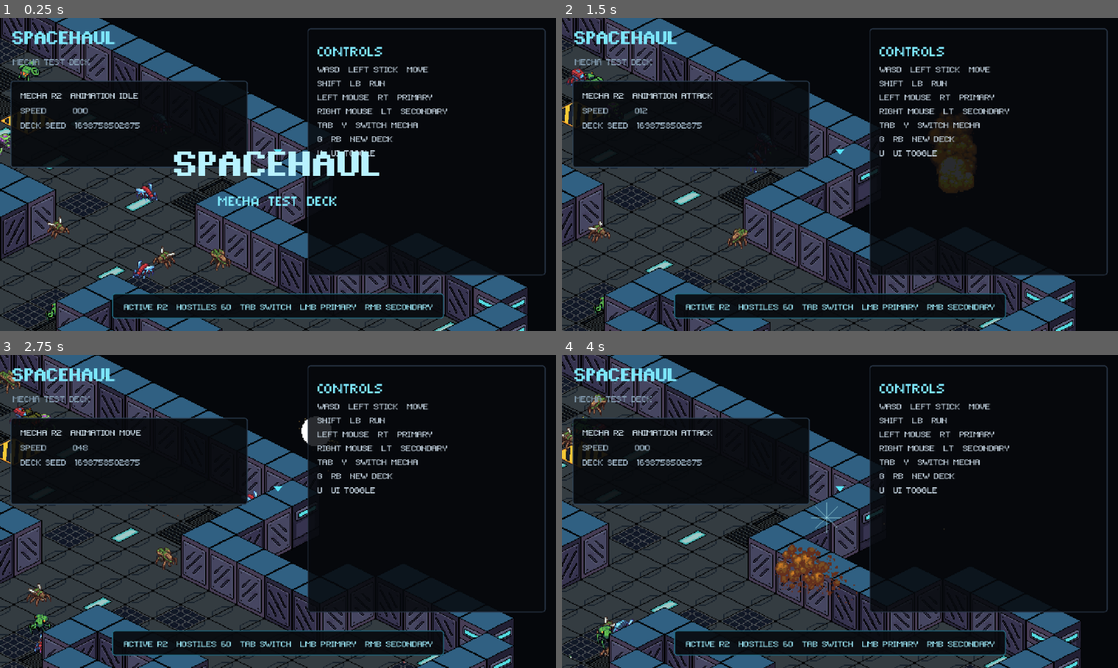
Above: before the commit, frames 1-4 (two rows, left to right).
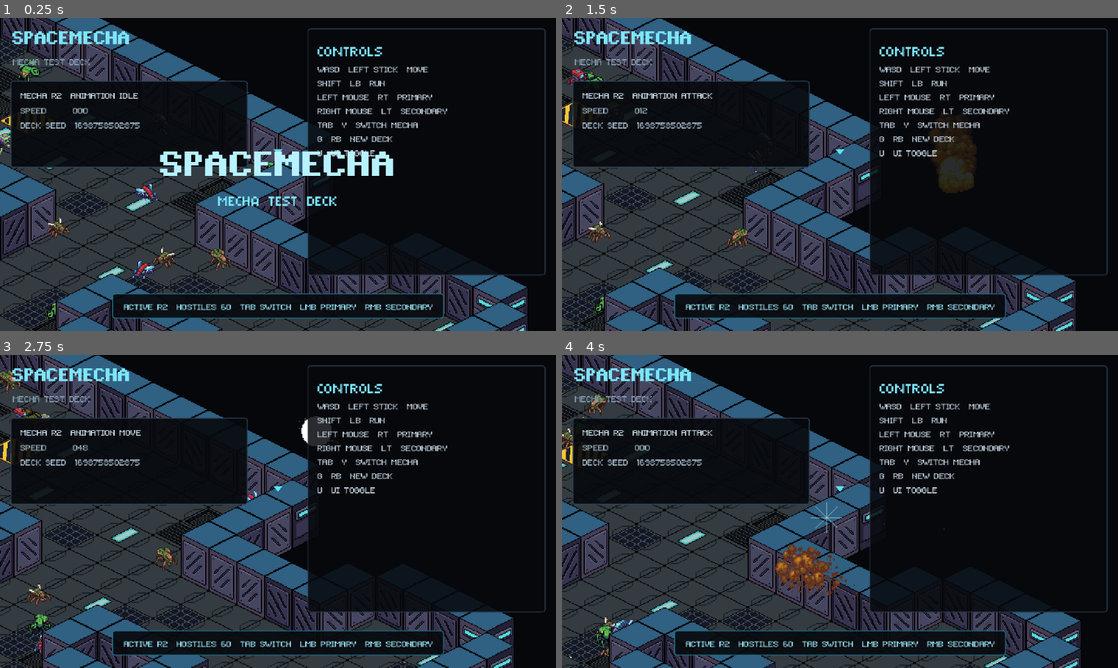
Above: after the commit, the same moments.

Repository: Tekknobot/spacehaul
Game: Godot game, scene res://Scenes/main.tscn
Same seed, same stepped clock (60 frames per second), same inputs: the game is played once before the commit and once after it.
Inputs (mouse positions are in pixels of both pictures, inside the frame that each line leads up to):
- Up to frame 1 (0.25 s): no input
- Up to frame 2 (1.5 s): move the mouse to (962, 158) at 0.52 s; hold D (move_right) 0.53-1.28 s; tap Space (dash) at 0.6 s; click (962, 158) at 0.67 s; move the mouse to (728, 190) at 1.27 s; hold S (move_down) from 1.28 s (still down); tap K (death_test) at 1.35 s; click (728, 190) at 1.42 s
- Up to frame 3 (2.75 s): move the mouse to (333, 442) at 2.02 s; release S (move_down) at 2.03 s; hold D (move_right) from 2.03 s (still down); tap H (hurt_test) at 2.1 s; click (333, 442) at 2.17 s
- Up to frame 4 (4 s): move the mouse to (812, 574) at 2.77 s; release D (move_right) at 2.78 s; hold W (move_up) 2.78-3.53 s; tap E (interact) at 2.85 s; click (812, 574) at 2.92 s; move the mouse to (1006, 558) at 3.52 s; hold A (move_left) from 3.53 s (still down); tap Q (pickup) at 3.6 s; click (1006, 558) at 3.67 s

The runs differ from the first frame. In frame 1, 2.0% of the frame differs, in the area x 13-71%, y 4-51%; in frame 2, 0.2%; in frame 3, 0.2%; in frame 4, 0.2%.

Commit message:
Before survivors like progression.

Diff:
--- a/Scenes/main.tscn
+++ b/Scenes/main.tscn
@@ -2,11 +2,11 @@
 
 [ext_resource type="Script" uid="uid://cqsyak3i0rpnj" path="res://Scripts/test_world.gd" id="1_world"]
 [ext_resource type="Script" uid="uid://ytlcptyd6g3f" path="res://Scripts/procedural_deck.gd" id="2_deck"]
-[ext_resource type="Script" path="res://Scripts/mecha_manager.gd" id="3_manager"]
-[ext_resource type="Script" path="res://Scripts/enemy_manager.gd" id="7_enemy_manager"]
-[ext_resource type="FontFile" path="res://Fonts/mago1.ttf" id="4_mago1"]
-[ext_resource type="FontFile" path="res://Fonts/mago2.ttf" id="5_mago2"]
-[ext_resource type="FontFile" path="res://Fonts/mago3.ttf" id="6_mago3"]
+[ext_resource type="Script" uid="uid://b7p2rpl1xs7jn" path="res://Scripts/mecha_manager.gd" id="3_manager"]
+[ext_resource type="FontFile" uid="uid://vxnacsk6ioed" path="res://Fonts/mago1.ttf" id="4_mago1"]
+[ext_resource type="FontFile" uid="uid://d2rfobq0gc1sh" path="res://Fonts/mago2.ttf" id="5_mago2"]
+[ext_resource type="FontFile" uid="uid://ty4tmh7vj2yu" path="res://Fonts/mago3.ttf" id="6_mago3"]
+[ext_resource type="Script" uid="uid://wlw815vlpeg7" path="res://Scripts/enemy_manager.gd" id="7_enemy_manager"]
 
 [sub_resource type="StyleBoxFlat" id="StyleBox_top"]
 bg_color = Color(0.025, 0.035, 0.05, 0.91)
@@ -66,10 +66,10 @@
 
 [node name="HazardRoot" type="Node2D" parent="ProceduralDeck" unique_id=1261042010]
 
-[node name="MechaManager" type="Node2D" parent="."]
+[node name="MechaManager" type="Node2D" parent="." unique_id=308486086]
 script = ExtResource("3_manager")
 
-[node name="EnemyManager" type="Node2D" parent="."]
+[node name="EnemyManager" type="Node2D" parent="." unique_id=1764950342]
 script = ExtResource("7_enemy_manager")
 
 [node name="HUD" type="CanvasLayer" parent="." unique_id=74396757]
@@ -82,9 +82,9 @@
 theme_override_colors/font_color = Color(0.49, 0.9, 0.98, 1)
 theme_override_fonts/font = ExtResource("6_mago3")
 theme_override_font_sizes/font_size = 32
-text = "SPACEHAUL"
-
-[node name="Subtitle" type="Label" parent="HUD"]
+text = "SPACEMECHA"
+
+[node name="Subtitle" type="Label" parent="HUD" unique_id=888357284]
 offset_left = 15.0
 offset_top = 43.0
 offset_right = 310.0
@@ -150,11 +150,11 @@
 theme_override_constants/margin_right = 10
 theme_override_constants/margin_bottom = 8
 
-[node name="VBox" type="VBoxContainer" parent="HUD/Controls/Margin"]
+[node name="VBox" type="VBoxContainer" parent="HUD/Controls/Margin" unique_id=234683828]
 layout_mode = 2
 theme_override_constants/separation = 4
 
-[node name="Heading" type="Label" parent="HUD/Controls/Margin/VBox"]
+[node name="Heading" type="Label" parent="HUD/Controls/Margin/VBox" unique_id=1389055885]
 layout_mode = 2
 theme_override_colors/font_color = Color(0.49, 0.9, 0.98, 1)
 theme_override_fonts/font = ExtResource("5_mago2")
@@ -166,7 +166,13 @@
 theme_override_colors/font_color = Color(0.78, 0.84, 0.89, 1)
 theme_override_fonts/font = ExtResource("4_mago1")
 theme_override_font_sizes/font_size = 16
-text = "WASD  LEFT STICK  MOVE\nSHIFT  LB  RUN\nLEFT MOUSE  RT  PRIMARY\nRIGHT MOUSE  LT  SECONDARY\nTAB  Y  SWITCH MECHA\nG  RB  NEW DECK\nU  UI TOGGLE"
+text = "WASD  LEFT STICK  MOVE
+SHIFT  LB  RUN
+LEFT MOUSE  RT  PRIMARY
+RIGHT MOUSE  LT  SECONDARY
+TAB  Y  SWITCH MECHA
+G  RB  NEW DECK
+U  UI TOGGLE"
 
 [node name="BottomCenter" type="CenterContainer" parent="HUD" unique_id=5209970]
 anchors_preset = 12
@@ -195,7 +201,7 @@
 theme_override_font_sizes/font_size = 16
 text = "TEST DECK ONLINE"
 
-[node name="DeckBanner" type="CenterContainer" parent="HUD"]
+[node name="DeckBanner" type="CenterContainer" parent="HUD" unique_id=509572497]
 visible = false
 anchors_preset = 15
 anchor_right = 1.0
@@ -206,18 +212,18 @@
 grow_vertical = 2
 mouse_filter = 2
 
-[node name="Panel" type="PanelContainer" parent="HUD/DeckBanner"]
+[node name="Panel" type="PanelContainer" parent="HUD/DeckBanner" unique_id=1701510259]
 layout_mode = 2
 theme_override_styles/panel = SubResource("StyleBox_banner")
 
-[node name="Margin" type="MarginContainer" parent="HUD/DeckBanner/Panel"]
+[node name="Margin" type="MarginContainer" parent="HUD/DeckBanner/Panel" unique_id=2049404945]
 layout_mode = 2
 theme_override_constants/margin_left = 16
 theme_override_constants/margin_top = 8
 theme_override_constants/margin_right = 16
 theme_override_constants/margin_bottom = 8
 
-[node name="Text" type="Label" parent="HUD/DeckBanner/Panel/Margin"]
+[node name="Text" type="Label" parent="HUD/DeckBanner/Panel/Margin" unique_id=1330428529]
 layout_mode = 2
 theme_override_colors/font_color = Color(0.62, 0.92, 0.98, 1)
 theme_override_fonts/font = ExtResource("5_mago2")
@@ -225,7 +231,7 @@
 text = "DECK GENERATED"
 horizontal_alignment = 1
 
-[node name="Intro" type="CenterContainer" parent="HUD"]
+[node name="Intro" type="CenterContainer" parent="HUD" unique_id=1867614266]
 anchors_preset = 15
 anchor_right = 1.0
 anchor_bottom = 1.0
@@ -233,20 +239,20 @@
 grow_vertical = 2
 mouse_filter = 2
 
-[node name="VBox" type="VBoxContainer" parent="HUD/Intro"]
+[node name="VBox" type="VBoxContainer" parent="HUD/Intro" unique_id=1901200257]
 layout_mode = 2
 theme_override_constants/separation = 4
 alignment = 1
 
-[node name="Title" type="Label" parent="HUD/Intro/VBox"]
+[node name="Title" type="Label" parent="HUD/Intro/VBox" unique_id=1953608846]
 layout_mode = 2
 theme_override_colors/font_color = Color(0.72, 0.95, 1, 1)
 theme_override_fonts/font = ExtResource("6_mago3")
 theme_override_font_sizes/font_size = 64
-text = "SPACEHAUL"
+text = "SPACEMECHA"
 horizontal_alignment = 1
 
-[node name="Subtitle" type="Label" parent="HUD/Intro/VBox"]
+[node name="Subtitle" type="Label" parent="HUD/Intro/VBox" unique_id=206897200]
 layout_mode = 2
 theme_override_colors/font_color = Color(0.49, 0.9, 0.98, 1)
 theme_override_fonts/font = ExtResource("5_mago2")
--- a/project.godot
+++ b/project.godot
@@ -10,7 +10,7 @@
 
 [application]
 
-config/name="Spacehaul"
+config/name="SPACEMECHA"
 run/main_scene="res://Scenes/main.tscn"
 config/features=PackedStringArray("4.6", "Forward Plus")
 config/icon="res://icon.svg"
